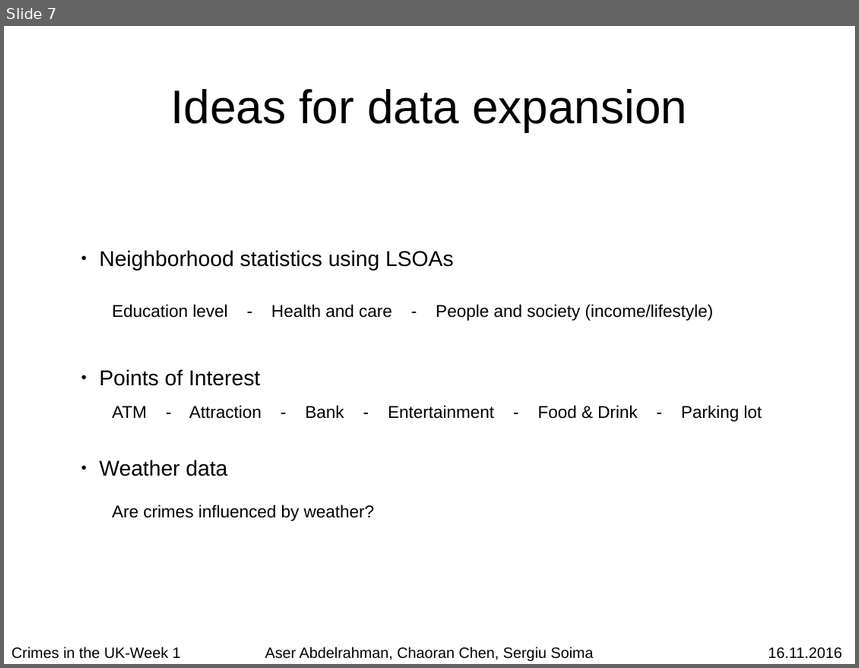
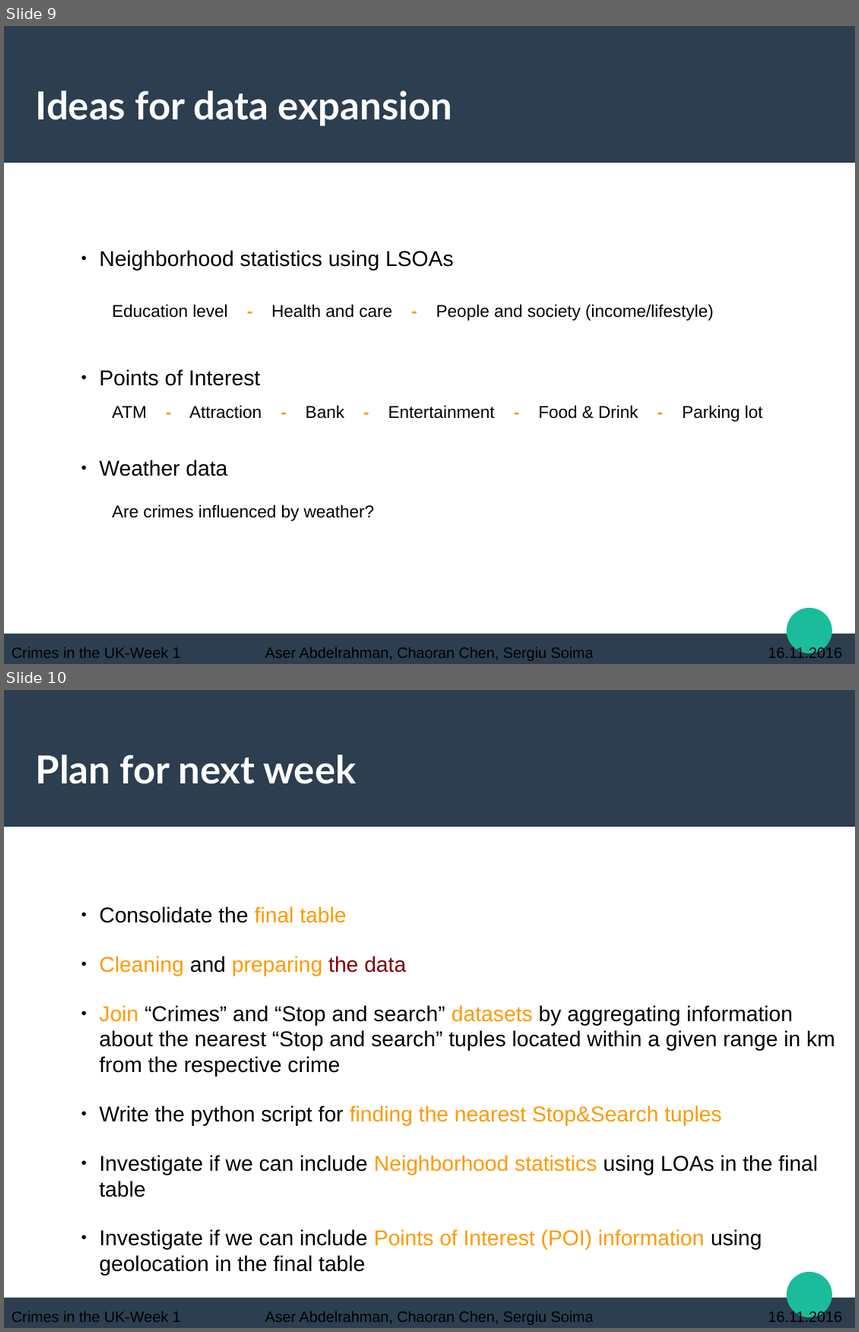
Before and after one commit to chaoran-chen/data-mining-lab-ws1617-crimes-in-uk, a slide deck: wiki/week-01/week-01-presentation.odp. Shown one above the other, each under a label of ours: slide 7 before the commit, slides 9 and 10 after it. The pictures are 859x668 and 859x1332 pixels, drawn with LibreOffice and Linux fonts; fonts in the diff are those of the drawing. Boxes give left, top, right and bottom in pixels: in the first picture for what was removed or moved away, otherwise in the second. Text is boxed around its words. In the diff, an @@ line names an element or a change of style, - is before the commit and + after.

```diff
--- a/wiki/week-01/week-01-presentation.odp
+++ b/wiki/week-01/week-01-presentation.odp
@@ slide 10 added at box(4, 690, 855, 1328), background #FFFFFF; not listed: 3 template elements that a slide beside it also shows @@
@@ title added at box(36, 755, 357, 784), 36 pt, text #FFFFFF, bold @@
+Plan for next week
@@ text added at box(99, 907, 835, 1276), 20 pt, text #000000 @@
+● Consolidate the final table
+● Cleaning and preparing the data
+● Join “Crimes” and “Stop and search” datasets by aggregating information about the nearest “Stop and search” tuples located within a given range in km from the respective crime
+● Write the python script for finding the nearest Stop&Search tuples
+● Investigate if we can include Neighborhood statistics using LOAs in the final table
+● Investigate if we can include Points of Interest (POI) information using geolocation in the final table
@@ text added at box(12, 1312, 181, 1322), 14 pt, text #000000 @@
+Crimes in the UK-Week 1
@@ text added at box(265, 1312, 594, 1325), 14 pt, text #000000 @@
+Aser Abdelrahman, Chaoran Chen, Sergiu Soima
@@ text added at box(769, 1311, 842, 1322), 14 pt, text #000000 @@
+16.11.2016
@@ what was slide 7 is now slide 9 @@
@@ slide 9 changed as well @@
@@ rectangle added at box(4, 26, 855, 163), fill #2C3E50 @@
@@ title "Ideas for data expansion" at box(36, 91, 453, 126): size 44 to 36 pt, font Arial to Lato, text colour #000000 to #FFFFFF, bold on; alignment centre to left @@
@@ text "Education level - Health and ..." at box(112, 304, 714, 321): text colour #000000 to #FF9900, bold on in "- -" @@
@@ text "ATM - Attraction - Bank ..." at box(112, 405, 763, 422): text colour #000000 to #FF9900, bold on in "- - - - -" @@
@@ ellipse added at box(788, 608, 833, 654), fill #1ABC9C @@
@@ rectangle added at box(4, 634, 855, 664), fill #2C3E50 @@
```
Also in this commit, not shown: 7 other slides changed, 2 other slides added.
